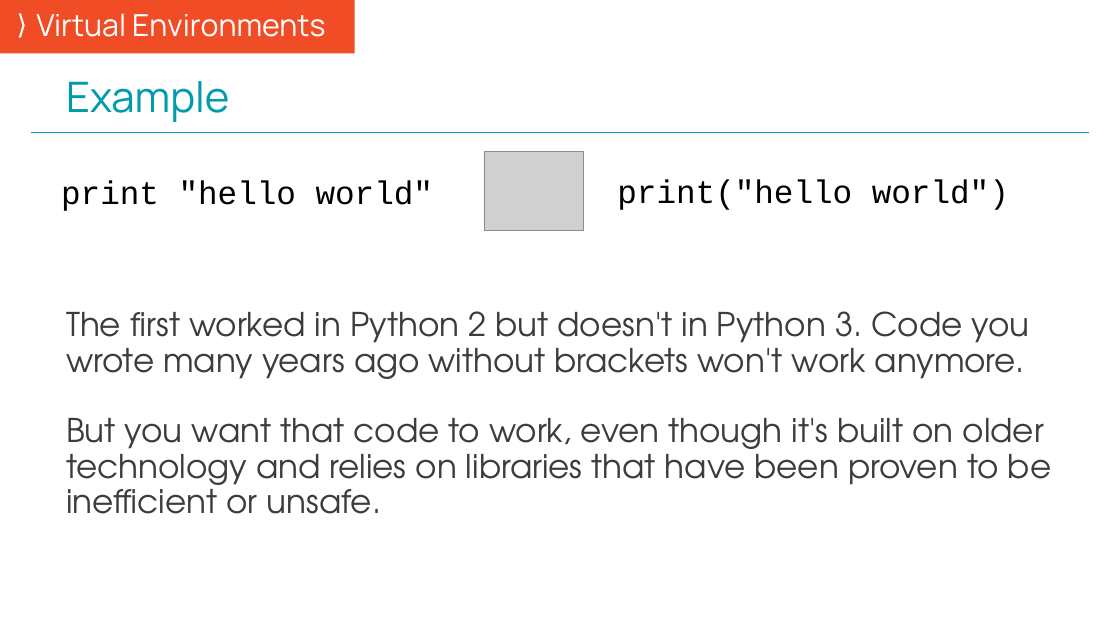
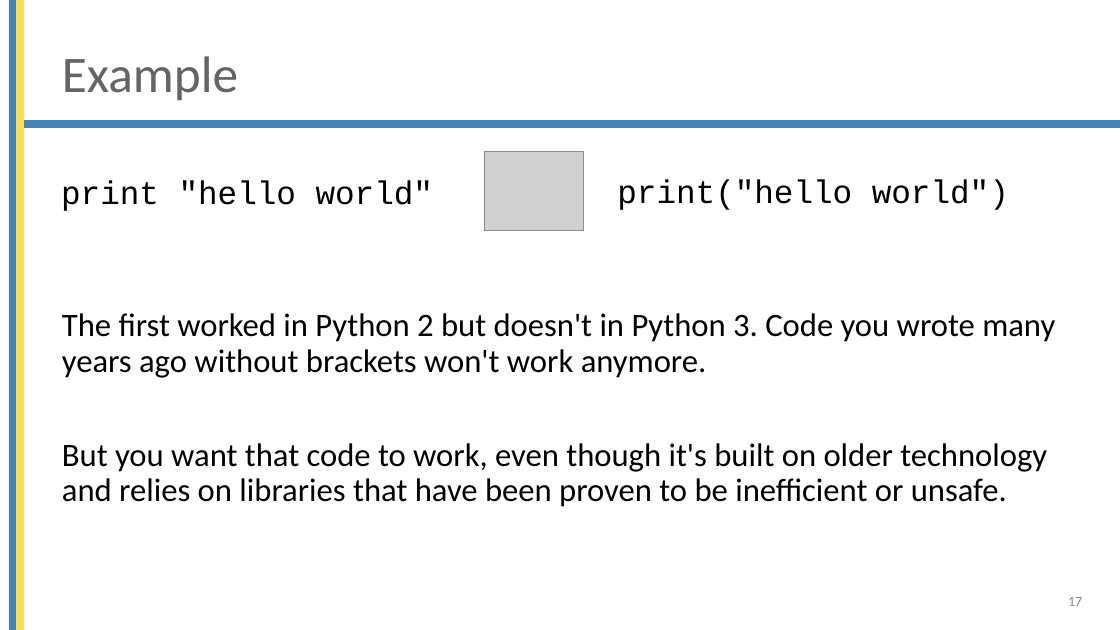
Before and after one commit to mjochen/Cello_AI, a slide deck: slide 17 of ppts/2 - Working environment overview.pptx. Drawn at 1120x630 pixels with LibreOffice and Linux fonts; fonts in the diff are those of the drawing; grey boxes stand for pictures; background and template pictures are left out. Boxes give left, top, right and bottom in pixels: in the first picture for what was removed or moved away, otherwise in the second. Text is boxed around its words. In the diff, an @@ line names an element or a change of style, - is before the commit and + after.

```diff
--- a/ppts/2 - Working environment overview.pptx
+++ b/ppts/2 - Working environment overview.pptx
@@ text removed at <box>0,0,355,54</box> @@
-⟩ Virtual Environments
@@ rectangle added at <box>10,0,17,630</box>, fill #4584B6, outline #4584B6 1 pt @@
@@ rectangle added at <box>17,0,24,630</box>, fill #FFDE57, outline #FFDE57 1 pt @@
@@ title "Example": place and size @@
-title "Example" at <box>66,81,229,122</box>
+title "Example" at <box>62,56,238,101</box>
@@ title "Example" at <box>62,56,238,101</box>: size 36 to 44 pt, font Manrope to Calibri, text colour #009CAB to #646464; vertical alignment bottom to middle @@
@@ rectangle added at <box>16,121,1120,127</box>, fill #4584B6, outline #4584B6 1 pt @@
@@ line removed from (31, 132) to (1090, 132) @@
@@ text "The first worked in Python ..." at <box>62,313,1055,507</box>: font TeX Gyre Adventor to Calibri, text colour #3C3C3C to #000000; more space between paragraphs @@
@@ page number added at <box>1068,597,1082,606</box>, 12 pt, text #8C8C8C @@
+17
```
Also in this commit, not shown: 27 other slides changed, 5 other files.
